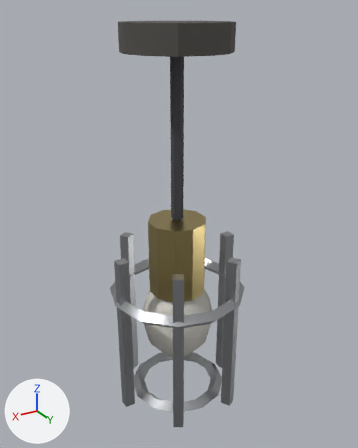
One commit to the FBX model unity/HorrorGame/Assets/Models/Dressing/Dress_BulbCaged.fbx: the scene before it, then after it.
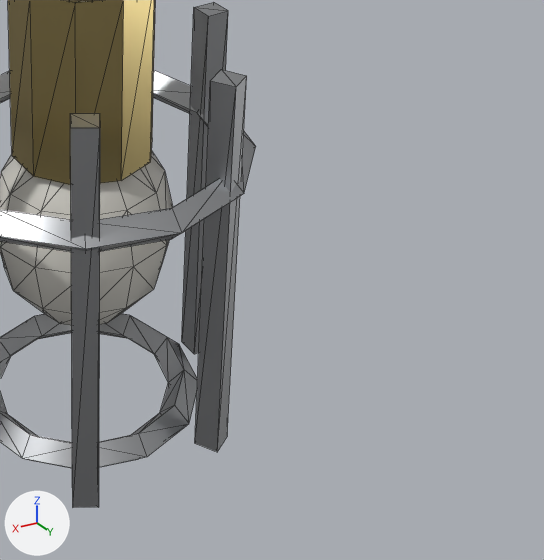
Old and new are each drawn whole from a camera (50 mm lens) standing at (0.269, 0.452, 0.01) and looking at (-0.001, 0.001, -0.215) and again close up on the part from 41% to 100% of the width and 51% to 100% of the height. Lighting does not change. The marker at lower left points along +X, +Y and +Z. The older version's two pictures come first. The close-ups show mesh edges as thin lines.

Objects in the first close-up: 'Dress_BulbCaged'.
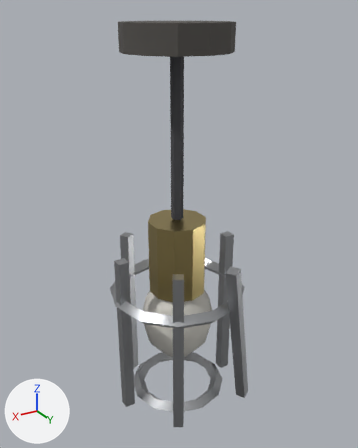
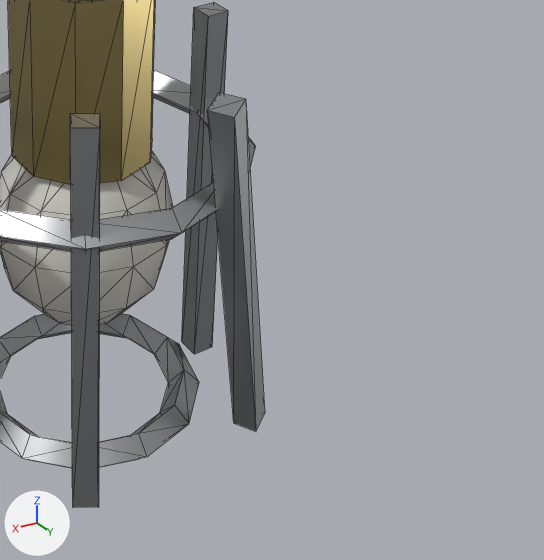
Location of each change, [x1, y1, x2, y2] in pixels of the close-ups (544 x 560 px; the box of a moved part takes in the faces that stretch with it):
'Dress_BulbCaged', reshaped: before [0, 0, 256, 507]; after [0, 0, 265, 507]
part 1 of me_cylinder, moved or reshaped: before [195, 70, 247, 452]; after [208, 92, 265, 431]

The change, as a diff of the scene's bpy script:
```diff
--- a/unity/HorrorGame/Assets/Models/Dressing/Dress_BulbCaged.fbx.py
+++ b/unity/HorrorGame/Assets/Models/Dressing/Dress_BulbCaged.fbx.py
@@ me_cylinder @@
 # used by ob_dress_bulbcaged; location = (0.0, 0.0, 0.0)
-me_cylinder.from_pydata(...)  # 262 vertices, 484 faces; spans x -0.082..0.082, y -0.082..0.082, z -0.448..0.0
+me_cylinder.from_pydata(...)  # 262 vertices, 484 faces; spans x -0.082..0.082, y -0.082..0.092, z -0.448..0.0
+# me_cylinder part 1: the loose piece of 8 vertices spanning x -0.044..-0.028, y 0.054..0.071, z -0.445..-0.245 is multiplied about its middle by the matrix ((1.027, -0.014, 0.22), (-0.014, 1.042, 0.127), (-0.22, -0.127, 1.019)), then moved by (-0.005, 0.009, 0.0)
 me_cylinder.materials.append(mat_dress_grime)
```
